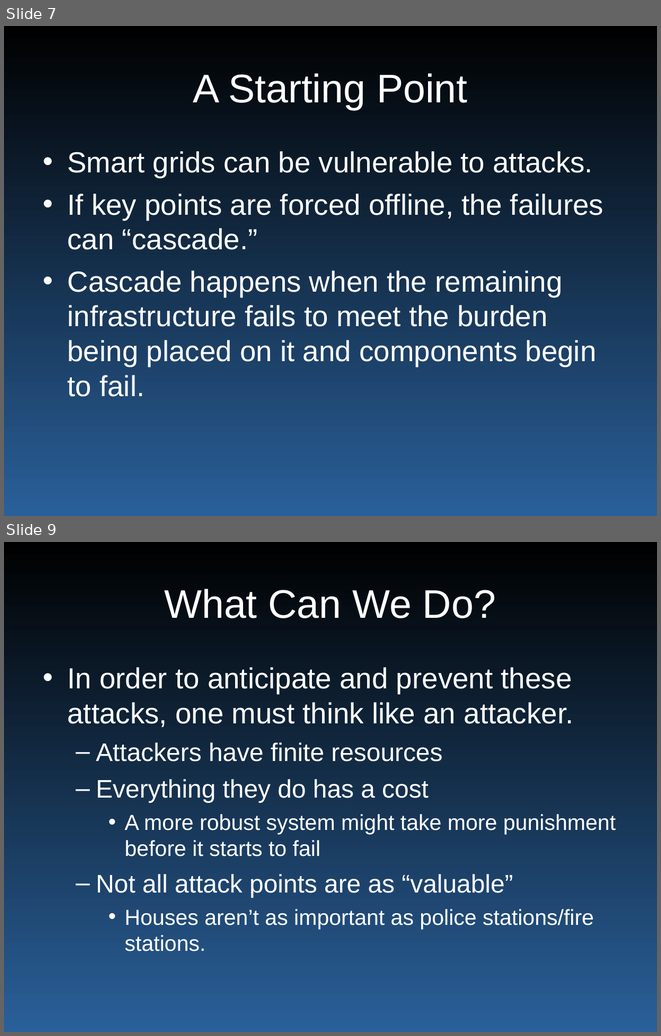
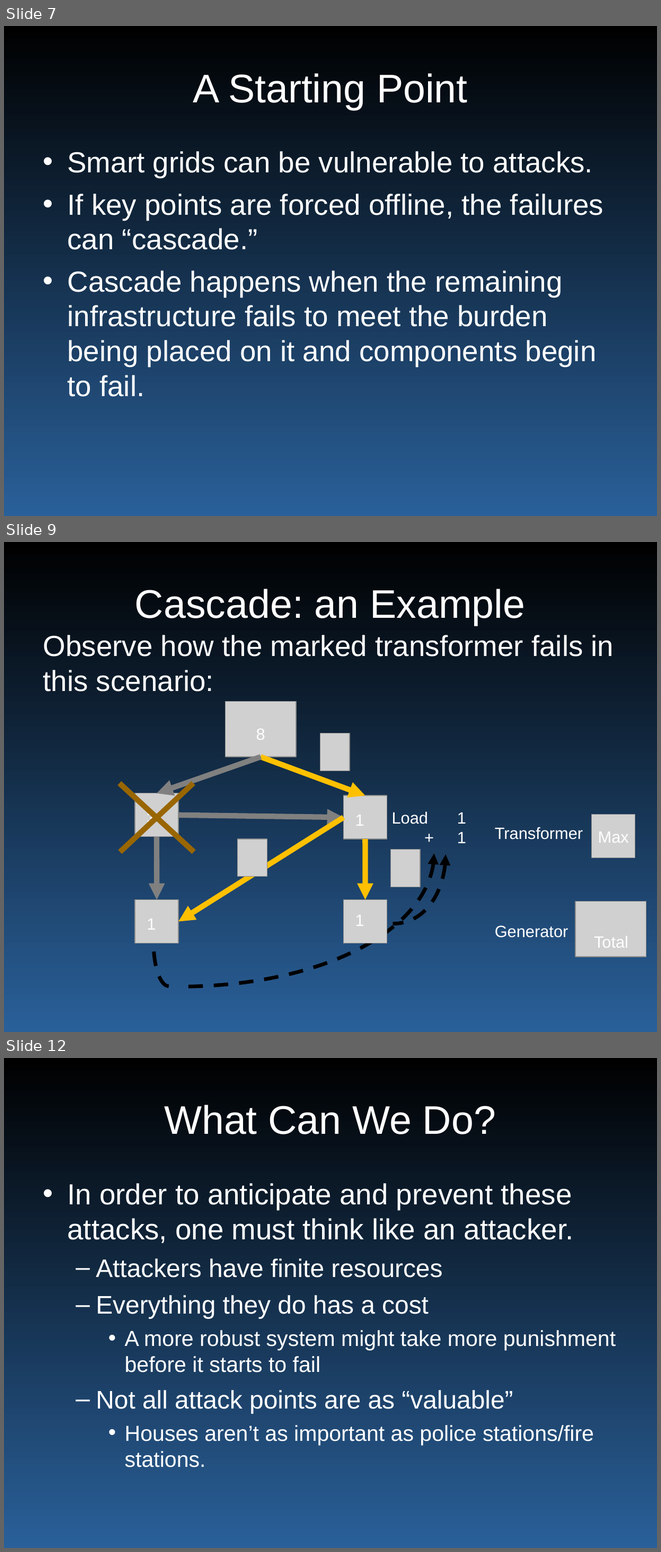
Before and after one commit to wyatt8740/CS460_Capstone, a slide deck: smartgrid_465.ppt. Shown one above the other, each under a label of ours: slides 7 and 9 before the commit, slides 7, 9 and 12 after it; the slides between them are not shown. The pictures are 661x1036 and 661x1552 pixels, drawn with LibreOffice and Linux fonts; fonts in the diff are those of the drawing; grey boxes stand for pictures. Boxes give left, top, right and bottom in pixels: in the first picture for what was removed or moved away, otherwise in the second. Text is boxed around its words. In the diff, an @@ line names an element or a change of style, - is before the commit and + after.

Commit message:
added cascade model

```diff
--- a/smartgrid_465.ppt
+++ b/smartgrid_465.ppt
@@ slide 9 added at (4, 542, 657, 1032), background gradient #000000 to #2A6099 @@
@@ title added at (135, 589, 525, 626), 44 pt, text #FFFFFF @@
+Cascade: an Example
@@ text added at (43, 635, 614, 691), 32 pt, text #FFFFFF @@
+Observe how the marked transformer fails in this scenario:
@@ picture added at (226, 702, 296, 757) @@
@@ freeform shape added at (4, 720, 434, 987), outline #000000 4 pt dashed @@
@@ text added at (256, 729, 265, 740), 18 pt, text #FFFFFF @@
+8
@@ picture added at (320, 733, 350, 770) @@
@@ arrow added from (261, 757) to (157, 793), #808080 6.01 pt @@
@@ arrow added from (261, 757) to (365, 795), #FFC000 6.01 pt @@
@@ line added from (192, 849) to (122, 785), #996600 6.01 pt @@
@@ line added from (122, 849) to (192, 785), #996600 6.01 pt @@
@@ picture added at (135, 793, 179, 837) @@
@@ freeform shape added at (339, 785, 445, 923), outline #000000 4 pt dashed @@
@@ picture added at (344, 795, 387, 839) @@
@@ text added at (147, 810, 156, 826), 18 pt, text #FFFFFF @@
+3
@@ text added at (392, 811, 466, 843), 18 pt, text #FFFFFF @@
+Load 1
++ 1
@@ arrow added from (178, 815) to (344, 817), #808080 6.01 pt @@
@@ arrow added from (344, 818) to (178, 921), #FFC000 6.01 pt @@
@@ text added at (355, 814, 364, 826), 18 pt, text #FFFFFF @@
+1
@@ text added at (495, 827, 583, 839), 18 pt, text #FFFFFF @@
+Transformer
@@ picture added at (592, 814, 635, 858) @@
@@ arrow added from (157, 837) to (157, 899), #808080 6.01 pt @@
@@ picture added at (238, 839, 267, 876) @@
@@ arrow added from (365, 839) to (365, 899), #FFC000 6.01 pt @@
@@ text added at (598, 831, 629, 843), 18 pt, text #FFFFFF @@
+Max
@@ picture added at (390, 849, 420, 886) @@
@@ picture added at (135, 899, 179, 943) @@
@@ freeform shape added at (153, 899, 184, 986), outline #000000 4 pt dashed @@
@@ picture added at (344, 899, 387, 943) @@
@@ picture added at (575, 901, 646, 956) @@
@@ text added at (147, 918, 156, 929), 18 pt, text #FFFFFF @@
+1
@@ text added at (355, 915, 364, 926), 18 pt, text #FFFFFF @@
+1
@@ text added at (495, 925, 568, 937), 18 pt, text #FFFFFF @@
+Generator
@@ text added at (594, 936, 628, 947), 18 pt, text #FFFFFF @@
+Total
@@ what was slide 9 is now slide 12 @@
```
Also in this commit, not shown: 3 slides changed, 3 other slides added, 1 slide removed.
